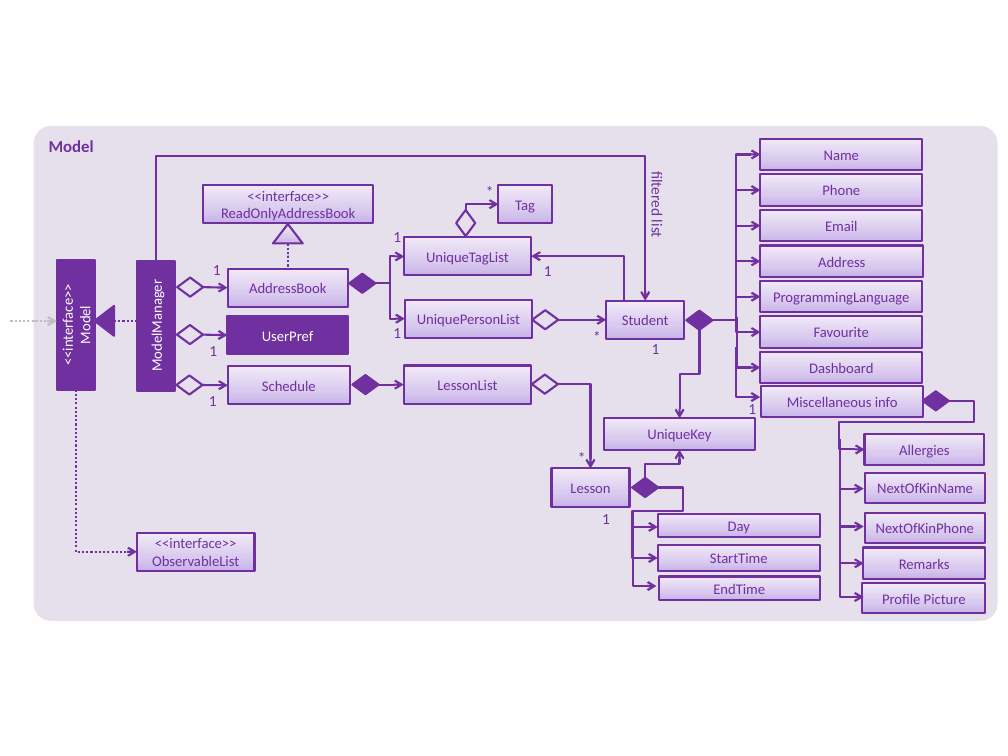
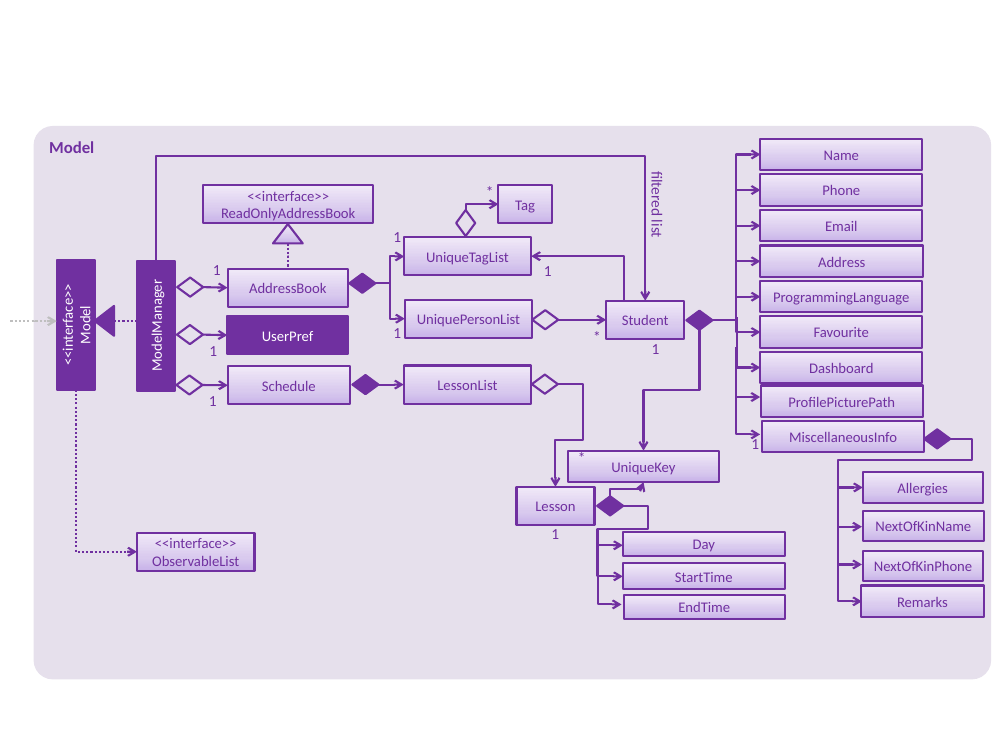
Before and after one commit to nus-cs2103-AY1718S2/addressbook-level4, a slide deck: slide 1 of docs/diagrams/ModelComponentClassDiagram.pptx. Drawn at 1008x756 pixels with LibreOffice and Linux fonts; fonts in the diff are those of the drawing. Boxes give left, top, right and bottom in pixels: in the first picture for what was removed or moved away, otherwise in the second. Text is boxed around its words. In the diff, an @@ line names an element or a change of style, - is before the commit and + after.

```diff
--- a/docs/diagrams/ModelComponentClassDiagram.pptx
+++ b/docs/diagrams/ModelComponentClassDiagram.pptx
@@ rounded rectangle "Model": place and size @@
-rounded rectangle "Model" at box(33, 126, 997, 621)
+rounded rectangle "Model" at box(33, 126, 991, 679)
@@ elbow arrow moved from (700, 330) - (679, 418) to (700, 330) - (643, 451) @@
@@ elbow arrow moved from (557, 384) - (591, 469) to (557, 384) - (555, 487) @@
@@ elbow arrow moved from (840, 546) - (864, 597) to (737, 384) - (760, 434) @@
@@ rectangle added at box(761, 385, 923, 416), fill gradient #C9B5E8 to #D8CBEE to #F0EAF9, outline #7030A0 1.5 pt, 10.5 pt, text #7030A0 @@
+ProfilePicturePath
@@ text "1" rewrapped from box(748, 401, 756, 419) to box(751, 435, 759, 449) @@
@@ 2 rectangles, 2 elbow arrows: place and size @@
-2 rectangles, 2 elbow arrows at box(761, 386, 986, 543)
+2 rectangles, 2 elbow arrows at box(762, 421, 984, 581)
@@ text in rectangle at box(789, 432, 897, 442): text changed @@
-Miscellaneous info
+MiscellaneousInfo
@@ rectangle "UniqueKey": place and size @@
-rectangle "UniqueKey" at box(604, 418, 755, 450)
+rectangle "UniqueKey" at box(568, 451, 719, 482)
@@ 3 rectangles, 2 elbow arrows, 1 diamond: place and size @@
-3 rectangles, 2 elbow arrows, 1 diamond at box(840, 391, 986, 579)
+3 rectangles, 2 elbow arrows, 1 diamond at box(839, 429, 984, 617)
@@ elbow arrow moved from (645, 478) - (679, 450) to (610, 496) - (643, 482) @@
@@ text "1": place and size @@
-text "1" at box(602, 514, 610, 524)
+text "1" at box(551, 529, 559, 539)
@@ 4 rectangles, 3 elbow arrows, 1 diamond: place and size @@
-4 rectangles, 3 elbow arrows, 1 diamond at box(551, 469, 821, 601)
+4 rectangles, 3 elbow arrows, 1 diamond at box(516, 487, 785, 619)
@@ rectangle removed at box(862, 583, 985, 613) @@
-Profile Picture
```
Also in this commit, not shown: 7 other files.
